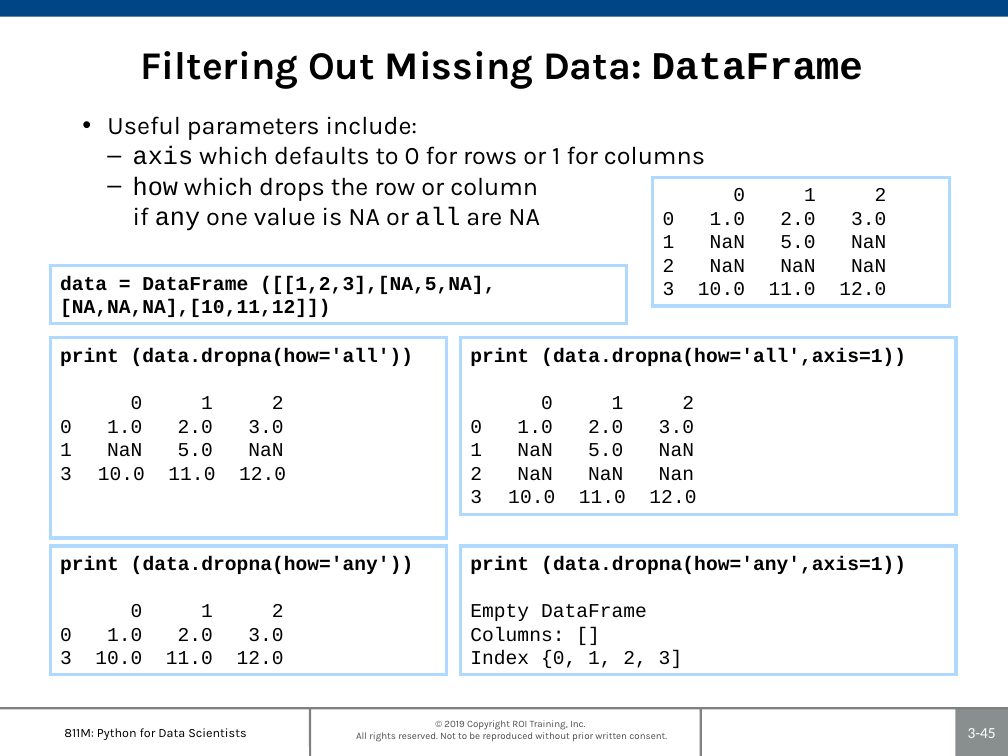
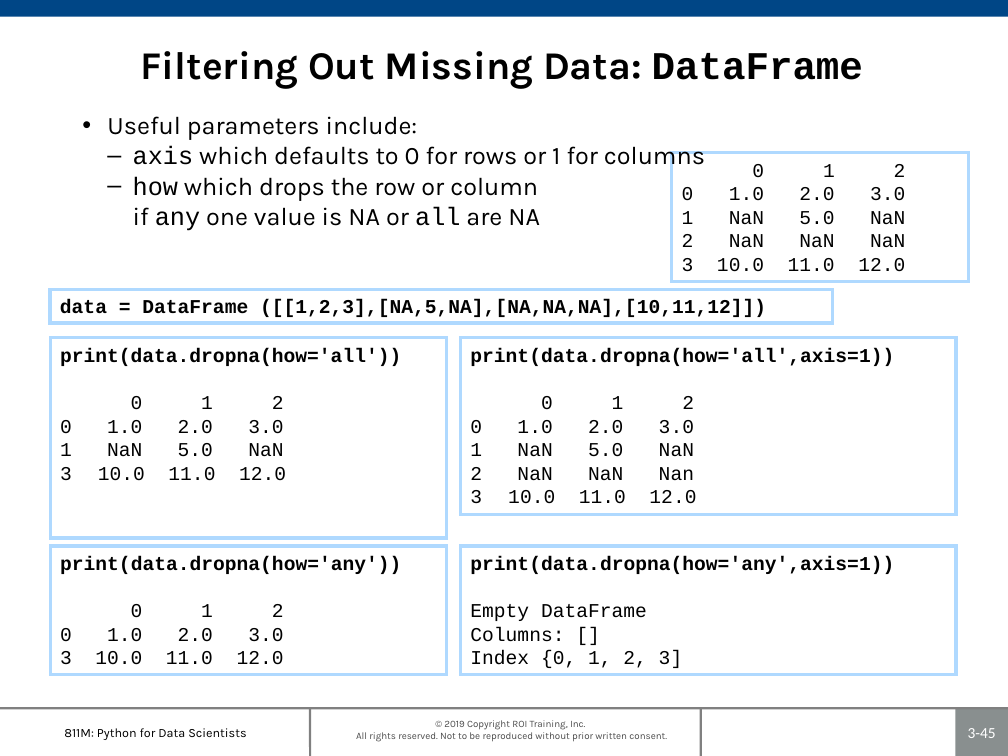
Before and after one commit to roitraining/PythonProgram, a slide deck: slide 45 of Day3-Pandas/Ch03_Pandas.pptx. Drawn at 1008x756 pixels with LibreOffice and Linux fonts; fonts in the diff are those of the drawing; background and template pictures are left out. Boxes give left, top, right and bottom in pixels: in the first picture for what was removed or moved away, otherwise in the second. Text is boxed around its words. In the diff, an @@ line names an element or a change of style, - is before the commit and + after.

```diff
--- a/Day3-Pandas/Ch03_Pandas.pptx
+++ b/Day3-Pandas/Ch03_Pandas.pptx
@@ rectangle "0 1 2": place and size @@
-rectangle "0 1 2" at bbox=[653, 177, 951, 306]
+rectangle "0 1 2" at bbox=[671, 153, 969, 282]
@@ rectangle "data = DataFrame ([[1,2,3],[NA,5,NA],[NA,NA,NA],[10,11,12]])": place and size @@
-rectangle "data = DataFrame ([[1,2,3],[NA,5,NA],[NA,NA,NA],[10,11,12]])" at bbox=[50, 265, 627, 323]
+rectangle "data = DataFrame ([[1,2,3],[NA,5,NA],[NA,NA,NA],[10,11,12]])" at bbox=[50, 289, 833, 324]
@@ text in rectangle at bbox=[60, 348, 401, 366]: spaces changed @@
-print (data.dropna(how='all'))
+print(data.dropna(how='all'))
@@ text in rectangle at bbox=[470, 348, 894, 366]: spaces changed @@
-print (data.dropna(how='all',axis=1))
+print(data.dropna(how='all',axis=1))
@@ text in rectangle at bbox=[60, 556, 401, 574]: spaces changed @@
-print (data.dropna(how='any'))
+print(data.dropna(how='any'))
@@ text in rectangle at bbox=[470, 556, 894, 574]: spaces changed @@
-print (data.dropna(how='any',axis=1))
+print(data.dropna(how='any',axis=1))
```
Also in this commit, not shown: 26 other slides changed, 2 other files.
